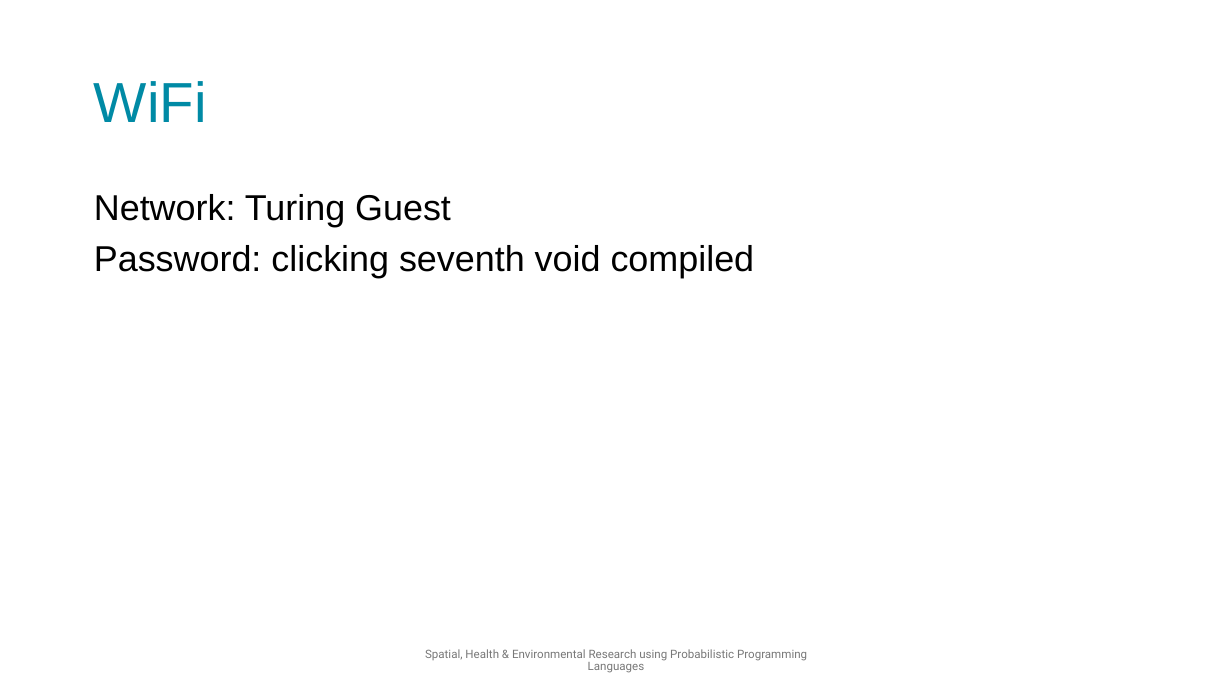
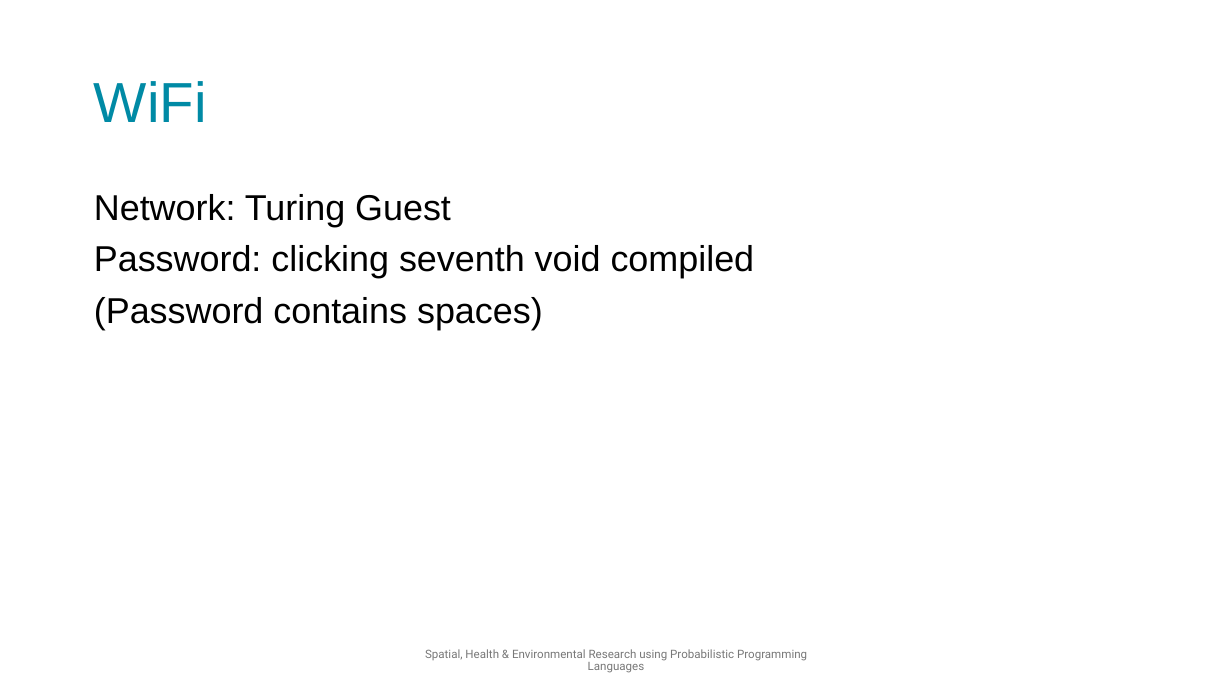
Before and after one commit to SPHERE-PPL/Annual-Meeting-Jan25, a slide deck: slide 4 of Presentations/DayPlan/Full Presentation.pptx. Drawn at 1232x693 pixels with LibreOffice and Linux fonts; fonts in the diff are those of the drawing; background and template pictures are left out. Boxes give left, top, right and bottom in pixels: in the first picture for what was removed or moved away, otherwise in the second. Text is boxed around its words. In the diff, an @@ line names an element or a change of style, - is before the commit and + after.

```diff
--- a/Presentations/DayPlan/Full Presentation.pptx
+++ b/Presentations/DayPlan/Full Presentation.pptx
@@ text at <box>94,297,543,330</box>: paragraph added @@
+(Password contains spaces)
```
Also in this commit, not shown: 5 other slides changed, 1 slide added, 5 other files.
